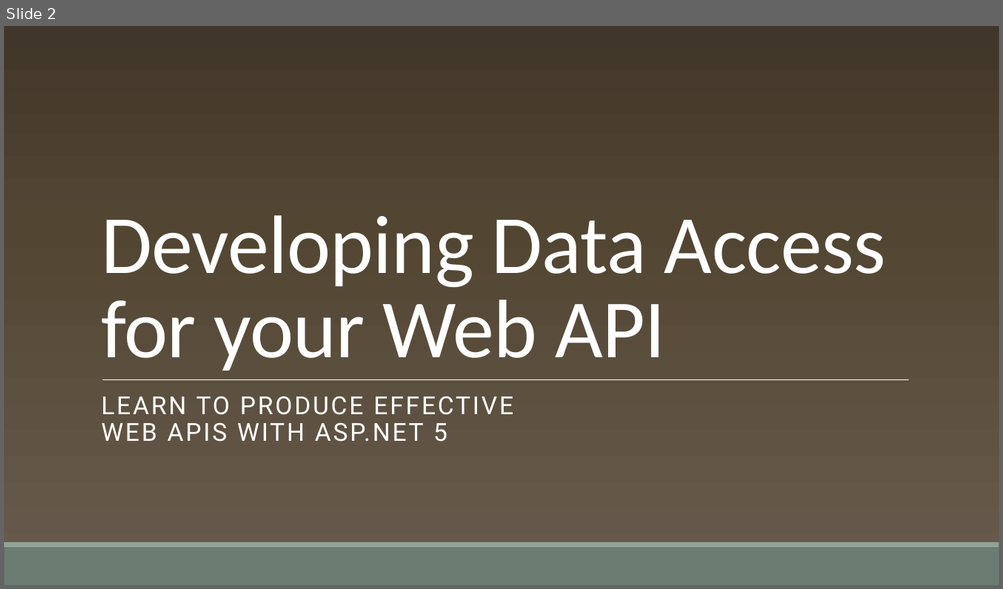
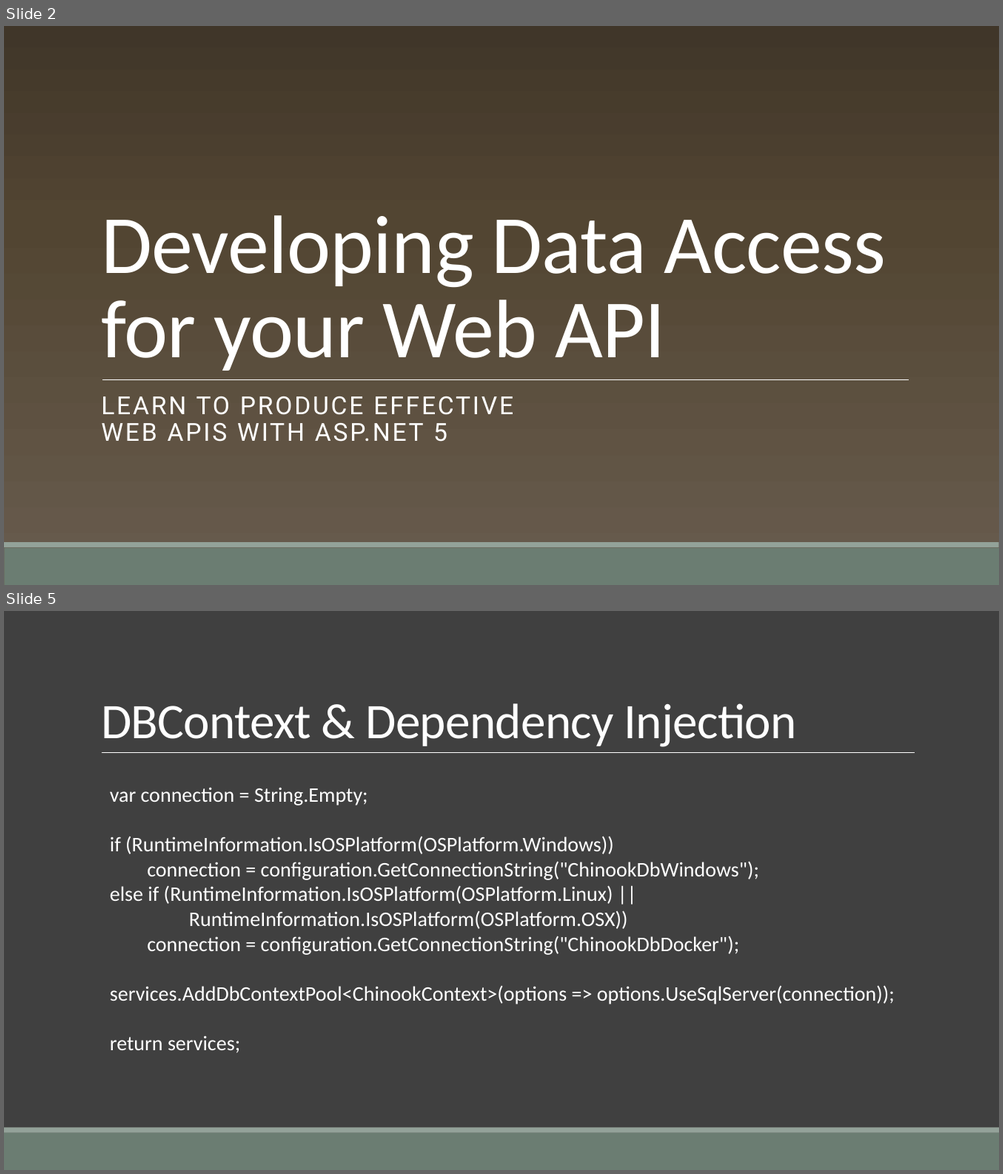
Before and after one commit to cwoodruff/aspnet-5-web-api-workshop, a slide deck: module-1/01-05 Developing Data Access for your Web API/01-05 Developing Data Access for your Web API.pptx. Shown one above the other, each under a label of ours: slide 2 before the commit, slides 2 and 5 after it; the slides between them are not shown. The pictures are 1003x589 and 1003x1174 pixels, drawn with LibreOffice and Linux fonts; fonts in the diff are those of the drawing; background and template pictures are left out. Boxes give left, top, right and bottom in pixels: in the first picture for what was removed or moved away, otherwise in the second. Text is boxed around its words. In the diff, an @@ line names an element or a change of style, - is before the commit and + after.

```diff
--- a/module-1/01-05 Developing Data Access for your Web API/01-05 Developing Data Access for your Web API.pptx
+++ b/module-1/01-05 Developing Data Access for your Web API/01-05 Developing Data Access for your Web API.pptx
@@ slide 5 added at (x1=4, y1=611, x2=999, y2=1170), background #404040; not listed: 2 template elements that a slide beside it also shows @@
@@ title added at (x1=101, y1=703, x2=796, y2=747), 48 pt, text #FFFFFF @@
+DBContext & Dependency Injection
@@ line added from (102, 753) to (915, 753), #FFFFFF 0.5 pt @@
@@ text added at (x1=110, y1=787, x2=894, y2=1054), 20 pt, text #FFFFFF @@
+var connection = String.Empty;
+if (RuntimeInformation.IsOSPlatform(OSPlatform.Windows))
+connection = configuration.GetConnectionString("ChinookDbWindows");
+else if (RuntimeInformation.IsOSPlatform(OSPlatform.Linux) ||
+RuntimeInformation.IsOSPlatform(OSPlatform.OSX))
+connection = configuration.GetConnectionString("ChinookDbDocker");
+services.AddDbContextPool<ChinookContext>(options => options.UseSqlServer(connection));
+return services;
```
Also in this commit, not shown: 2 other slides added, 6 other files.
